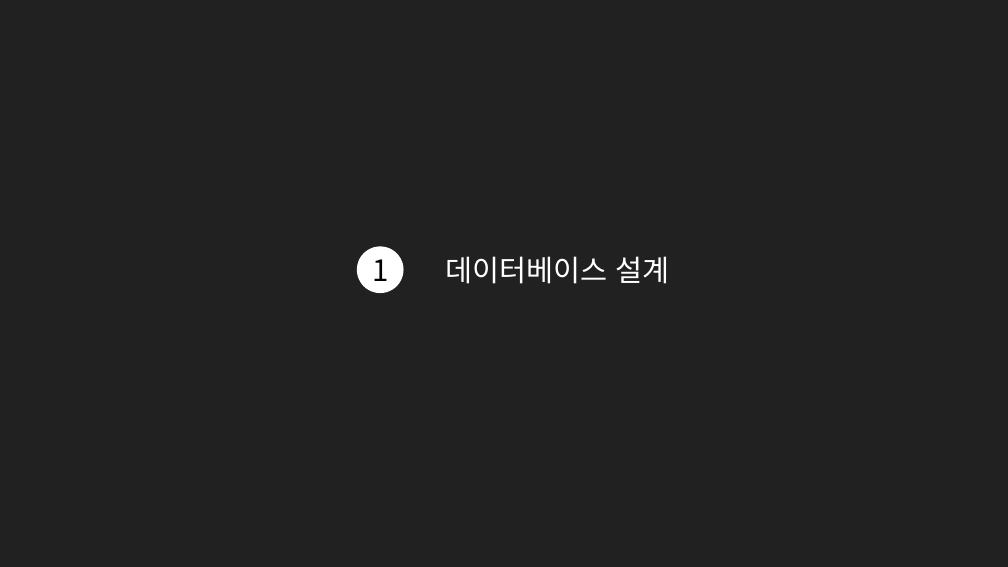
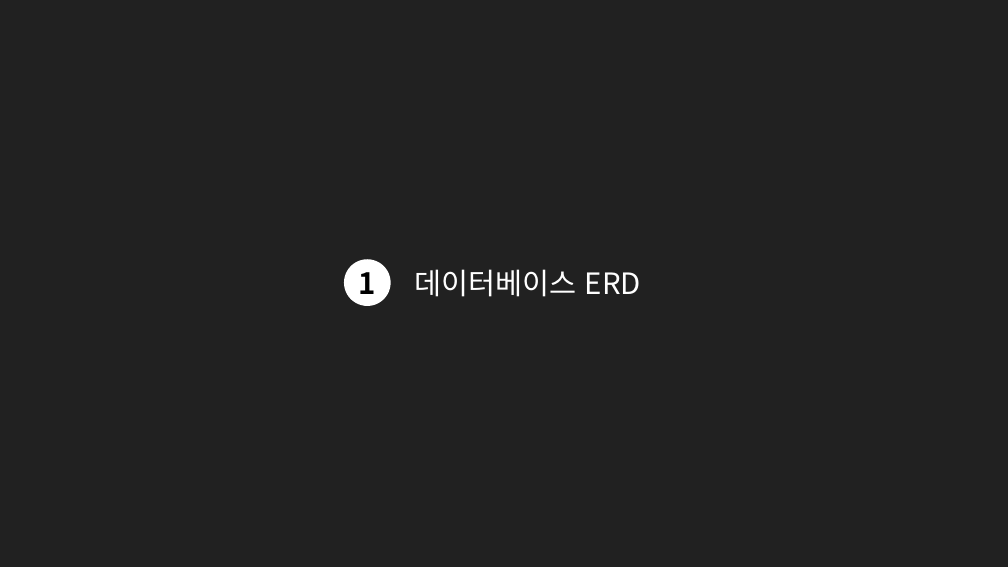
Before and after one commit to me0768/KHFinalProject, a slide deck: slide 3 of 보고서/DataBase설계서_Final_Project.pptx. Drawn at 1008x567 pixels with LibreOffice and Linux fonts; fonts in the diff are those of the drawing. Boxes give left, top, right and bottom in pixels: in the first picture for what was removed or moved away, otherwise in the second. Text is boxed around its words. In the diff, an @@ line names an element or a change of style, - is before the commit and + after.

```diff
--- a/보고서/DataBase설계서_Final_Project.pptx
+++ b/보고서/DataBase설계서_Final_Project.pptx
@@ ellipse "1": place and size @@
-ellipse "1" at <box>357,247,404,293</box>
+ellipse "1" at <box>344,259,391,306</box>
@@ ellipse "1" at <box>344,259,391,306</box>: bold on @@
@@ text at <box>415,269,641,297</box>: text changed @@
-데이터베이스 설계
+데이터베이스 ERD
```
Also in this commit, not shown: 27 other slides changed, 17 slides added, 4 other files.
